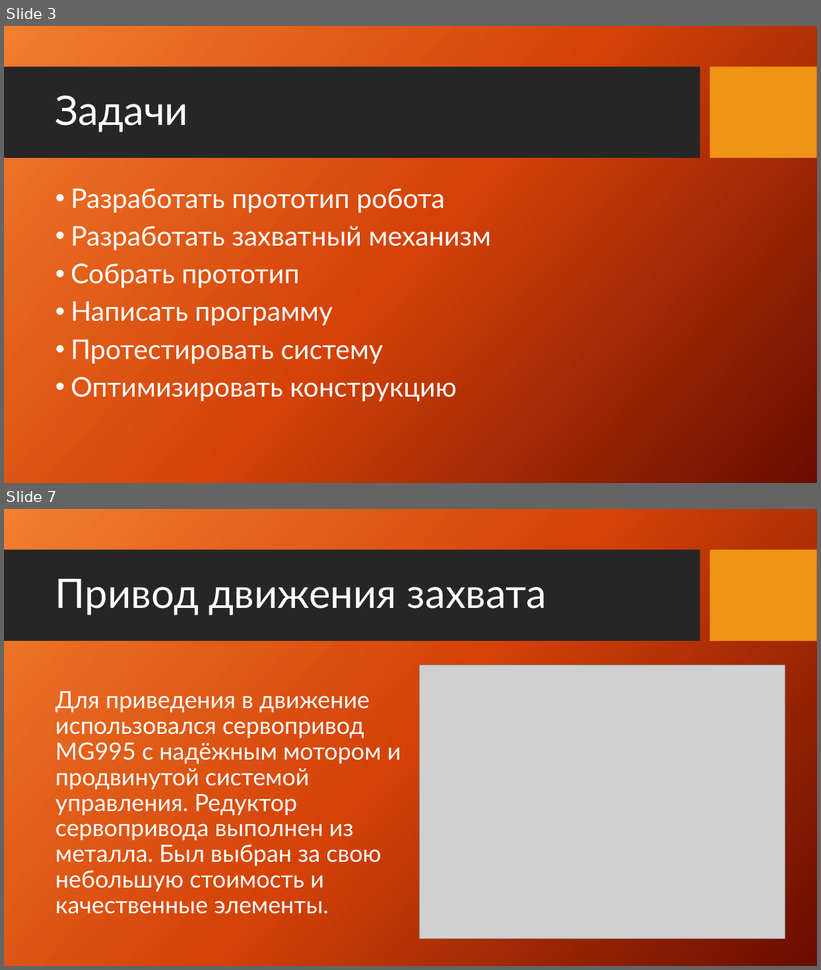
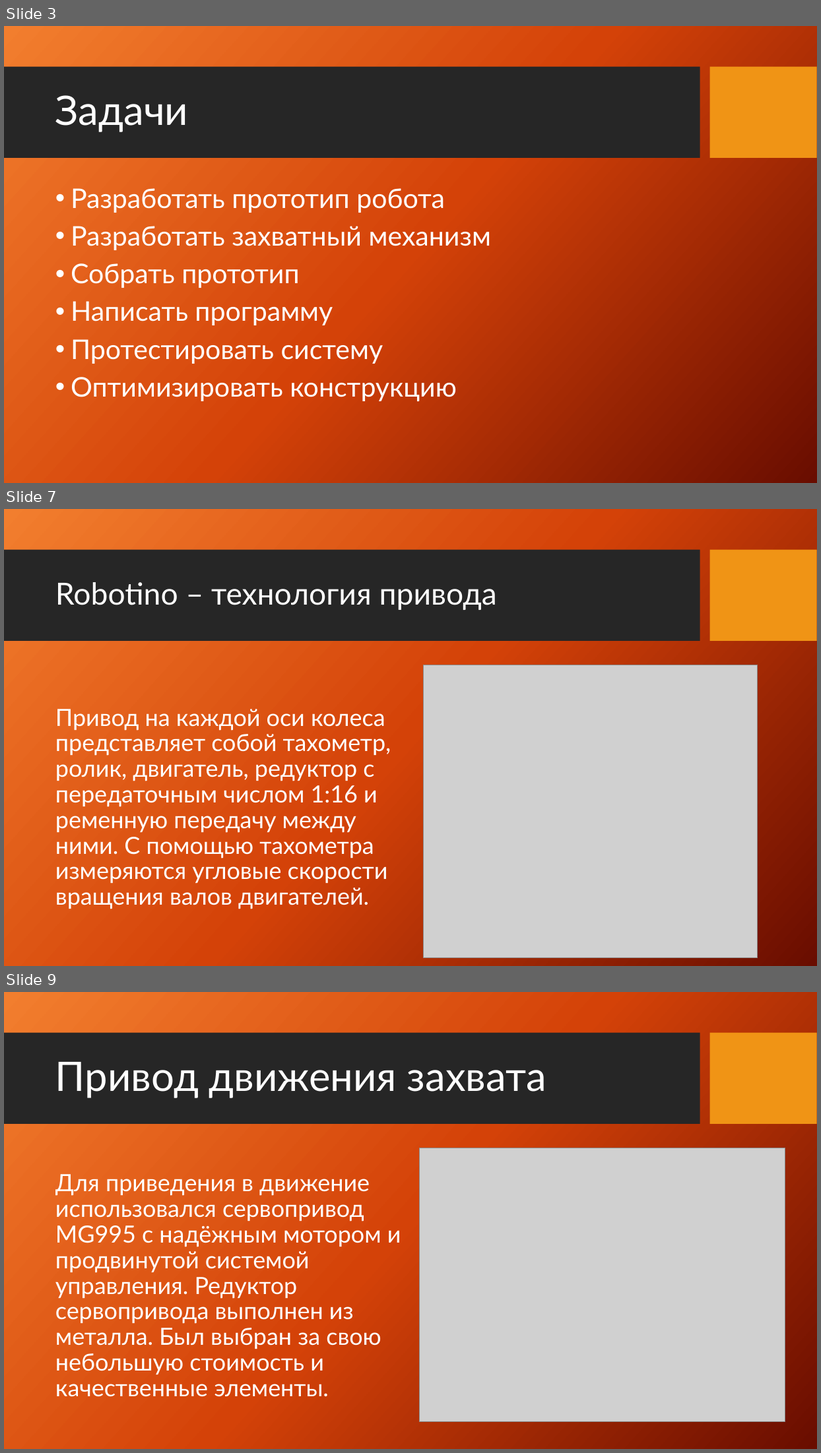
Before and after one commit to vladubase/WorldSkillsBelarus2020, a slide deck: Presentation/Презентация проектных решений.pptx. Shown one above the other, each under a label of ours: slides 3 and 7 before the commit, slides 3, 7 and 9 after it; the slides between them are not shown. The pictures are 821x970 and 821x1453 pixels, drawn with LibreOffice and Linux fonts; fonts in the diff are those of the drawing; grey boxes stand for pictures; background and template pictures are left out. Boxes give left, top, right and bottom in pixels: in the first picture for what was removed or moved away, otherwise in the second. Text is boxed around its words. In the diff, an @@ line names an element or a change of style, - is before the commit and + after.

```diff
--- a/Presentation/Презентация проектных решений.pptx
+++ b/Presentation/Презентация проектных решений.pptx
@@ slide 7 added at (4, 509, 817, 966), background picture (left out); not listed: 2 template elements that a slide beside it also shows @@
@@ title added at (55, 582, 497, 610), 36 pt, text #FFFFFF @@
+Robotino – технология привода
@@ picture added at (424, 665, 758, 958) @@
@@ text added at (55, 709, 391, 910), 28 pt, text #FFFFFF @@
+Привод на каждой оси колеса представляет собой тахометр, ролик, двигатель, редуктор с передаточным числом 1:16 и ременную передачу между ними. С помощью тахометра измеряются угловые скорости вращения валов двигателей.
@@ what was slide 7 is now slide 9 @@
```
Also in this commit, not shown: 7 slides changed, 3 other slides added.
